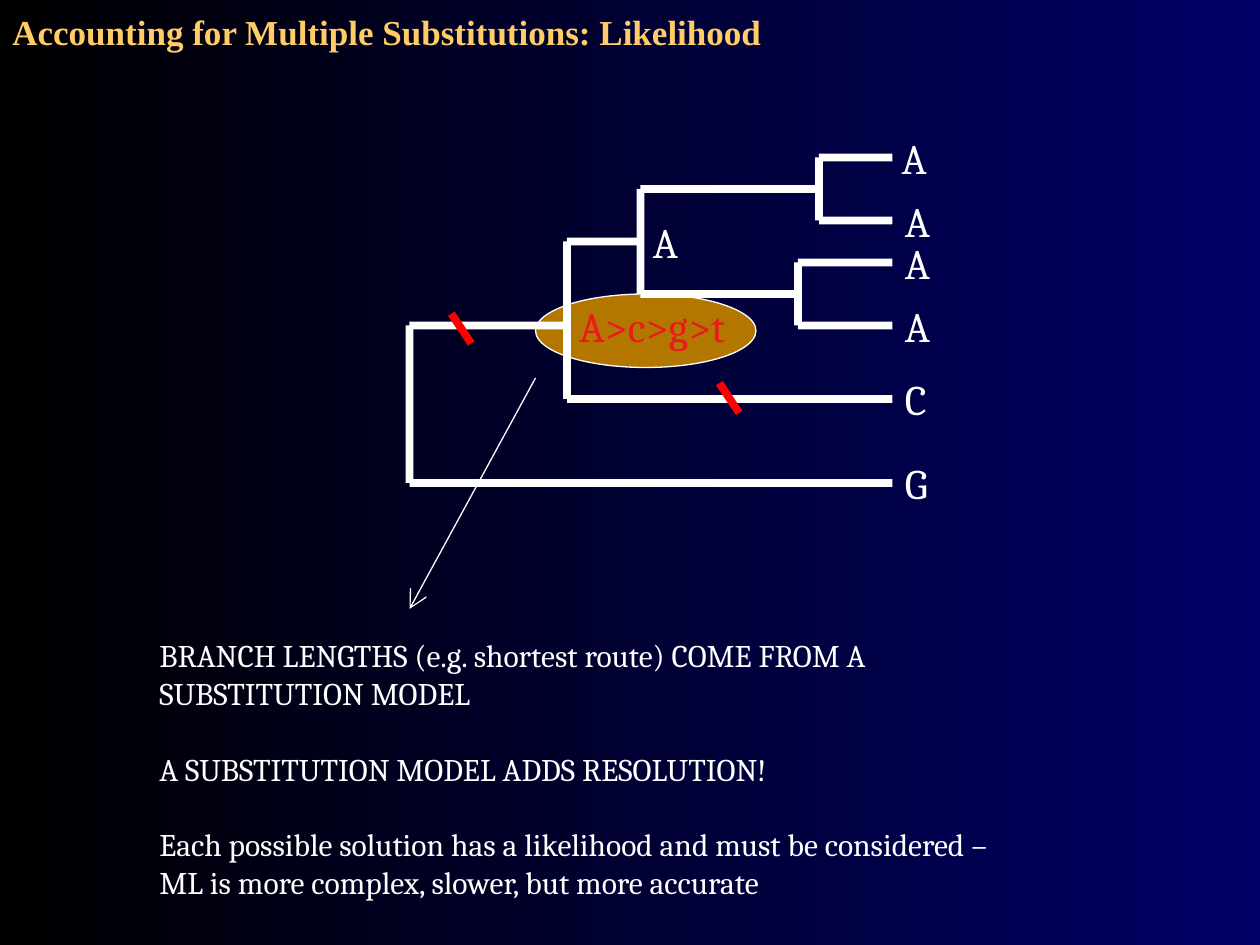
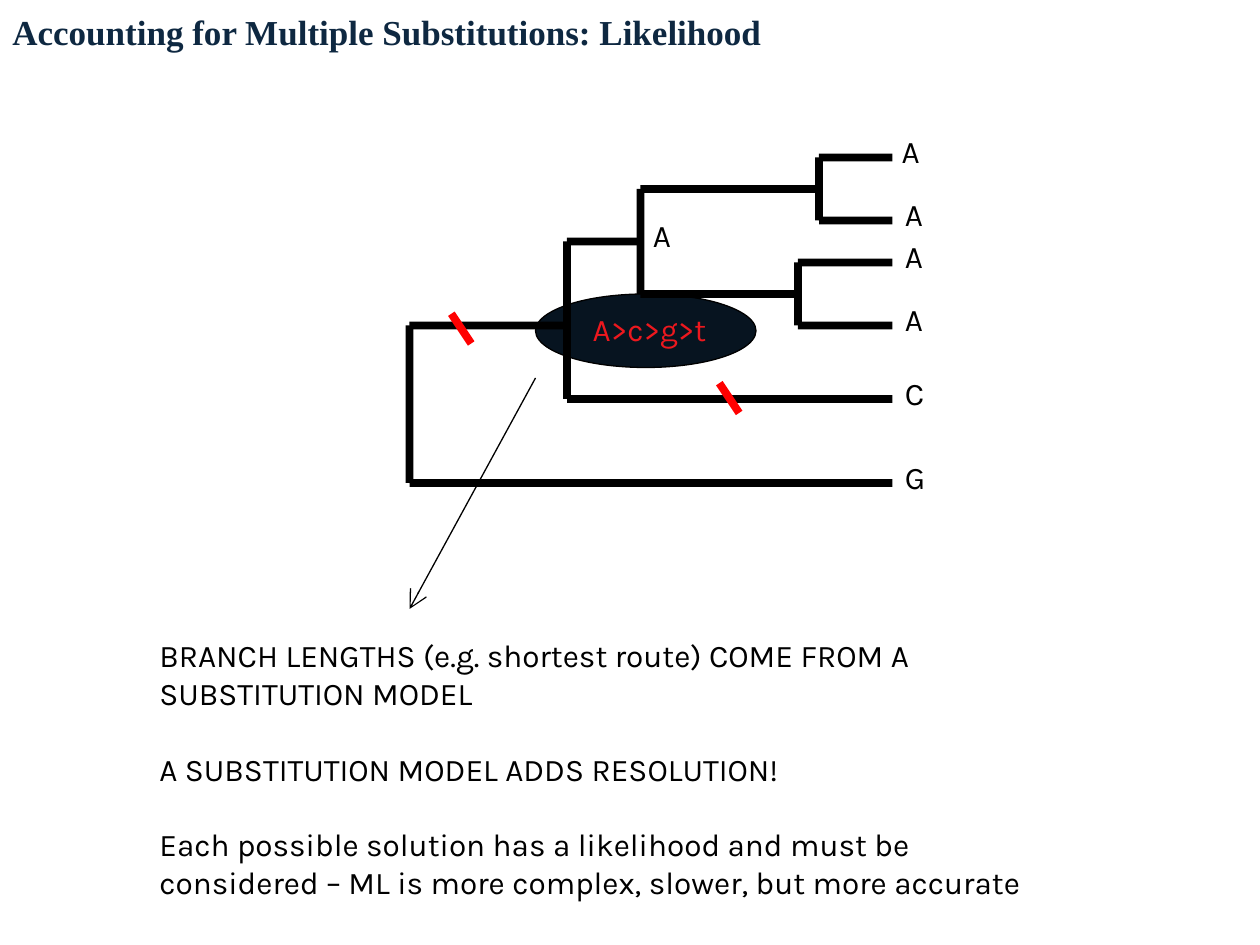
Before and after one commit to agmcarthur/Biochem-3BP3, a slide deck: slide 43 of Lectures/Lecture 3 - Evolutionary Biology.pptx (slide 39 before the commit). Drawn at 1260x945 pixels with LibreOffice and Linux fonts; fonts in the diff are those of the drawing. Boxes give left, top, right and bottom in pixels: in the first picture for what was removed or moved away, otherwise in the second. Text is boxed around its words. In the diff, an @@ line names an element or a change of style, - is before the commit and + after.

```diff
--- a/Lectures/Lecture 3 - Evolutionary Biology.pptx
+++ b/Lectures/Lecture 3 - Evolutionary Biology.pptx
@@ background gradient #000000 to #000066 to #FFFFFF @@
@@ text "Accounting for Multiple Substitutions: Likelihood" at (12, 20, 761, 52): text colour #FFCC66 to #0E2841 @@
@@ line (892, 158) - (819, 158): stroke #FFFFFF 4.5 pt to #000000 4.5 pt @@
@@ line (819, 220) - (819, 158): stroke #FFFFFF 4.5 pt to #000000 4.5 pt @@
@@ line (819, 189) - (640, 189): stroke #FFFFFF 4.5 pt to #000000 4.5 pt @@
@@ line (640, 294) - (640, 189): stroke #FFFFFF 4.5 pt to #000000 4.5 pt @@
@@ size 24 to 18 pt, font Cambria to Karla, text colour #FFFFFF to #000000 in 7 elements at (902, 143, 920, 163), (905, 206, 923, 226), (905, 248, 923, 268), (905, 311, 923, 331), (905, 385, 924, 406), (905, 469, 925, 490), (653, 227, 671, 247) @@
@@ line (892, 220) - (819, 220): stroke #FFFFFF 4.5 pt to #000000 4.5 pt @@
@@ line (640, 242) - (567, 242): stroke #FFFFFF 4.5 pt to #000000 4.5 pt @@
@@ line (567, 399) - (567, 242): stroke #FFFFFF 4.5 pt to #000000 4.5 pt @@
@@ line (892, 262) - (798, 262): stroke #FFFFFF 4.5 pt to #000000 4.5 pt @@
@@ line (798, 325) - (798, 262): stroke #FFFFFF 4.5 pt to #000000 4.5 pt @@
@@ ellipse at (536, 294, 756, 367): fill #B27700 to #071420; outline #FFFFFF 0.75 pt to #000000 0.75 pt @@
@@ line (798, 294) - (640, 294): stroke #FFFFFF 4.5 pt to #000000 4.5 pt @@
@@ line (567, 325) - (410, 325): stroke #FFFFFF 4.5 pt to #000000 4.5 pt @@
@@ line (410, 483) - (410, 325): stroke #FFFFFF 4.5 pt to #000000 4.5 pt @@
@@ text "A>c>g>t": place and size @@
-text "A>c>g>t" at (579, 303, 725, 351)
+text "A>c>g>t" at (593, 321, 706, 349)
@@ text "A>c>g>t" at (593, 321, 706, 349): size 24 to 18 pt, font Cambria to Karla @@
@@ line (892, 325) - (798, 325): stroke #FFFFFF 4.5 pt to #000000 4.5 pt @@
@@ arrow (536, 378) - (410, 609): stroke #FFFFFF 0.75 pt to #000000 0.75 pt @@
@@ line (892, 399) - (567, 399): stroke #FFFFFF 4.5 pt to #000000 4.5 pt @@
@@ line (892, 483) - (410, 483): stroke #FFFFFF 4.5 pt to #000000 4.5 pt @@
@@ text "BRANCH LENGTHS (e.g. shortest route) ..." at (159, 644, 1020, 902): font Cambria to Karla, text colour #FFFFFF to #000000 @@
```
Also in this commit, not shown: 67 other slides changed, 4 slides added, 13 other files.
